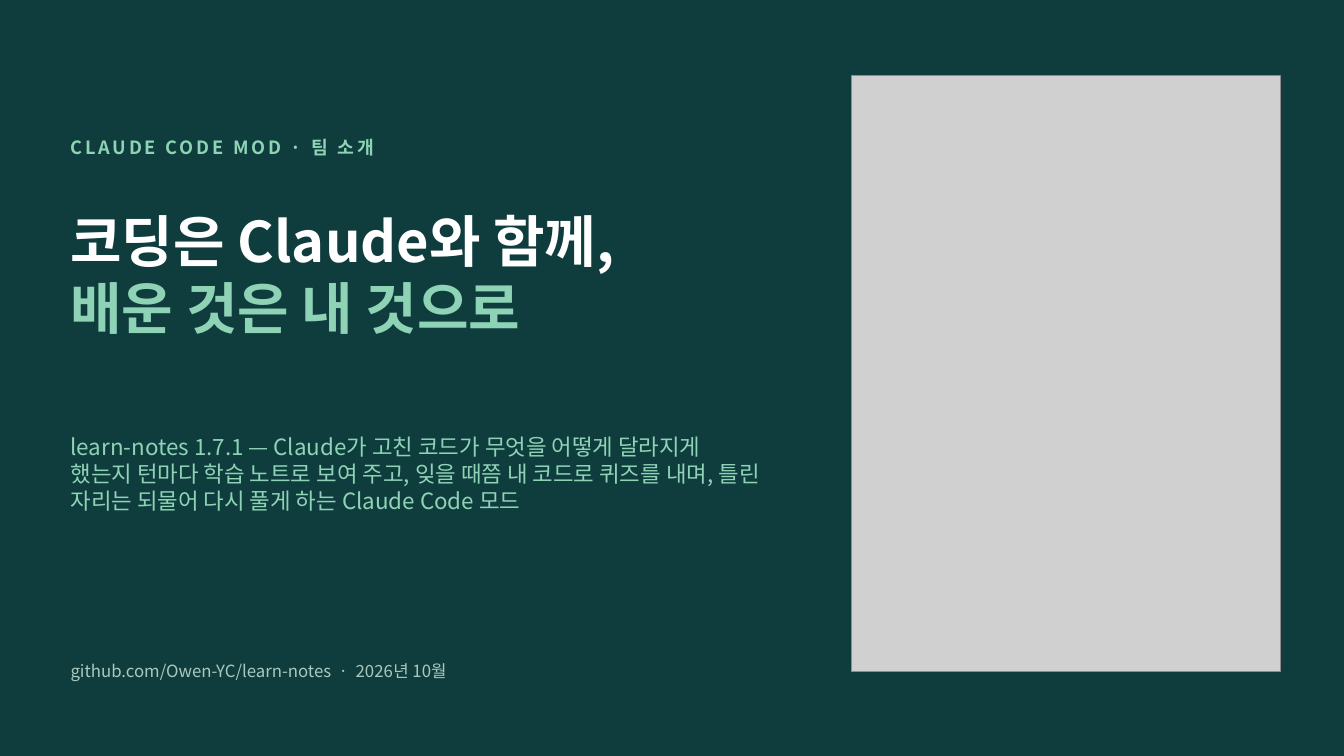
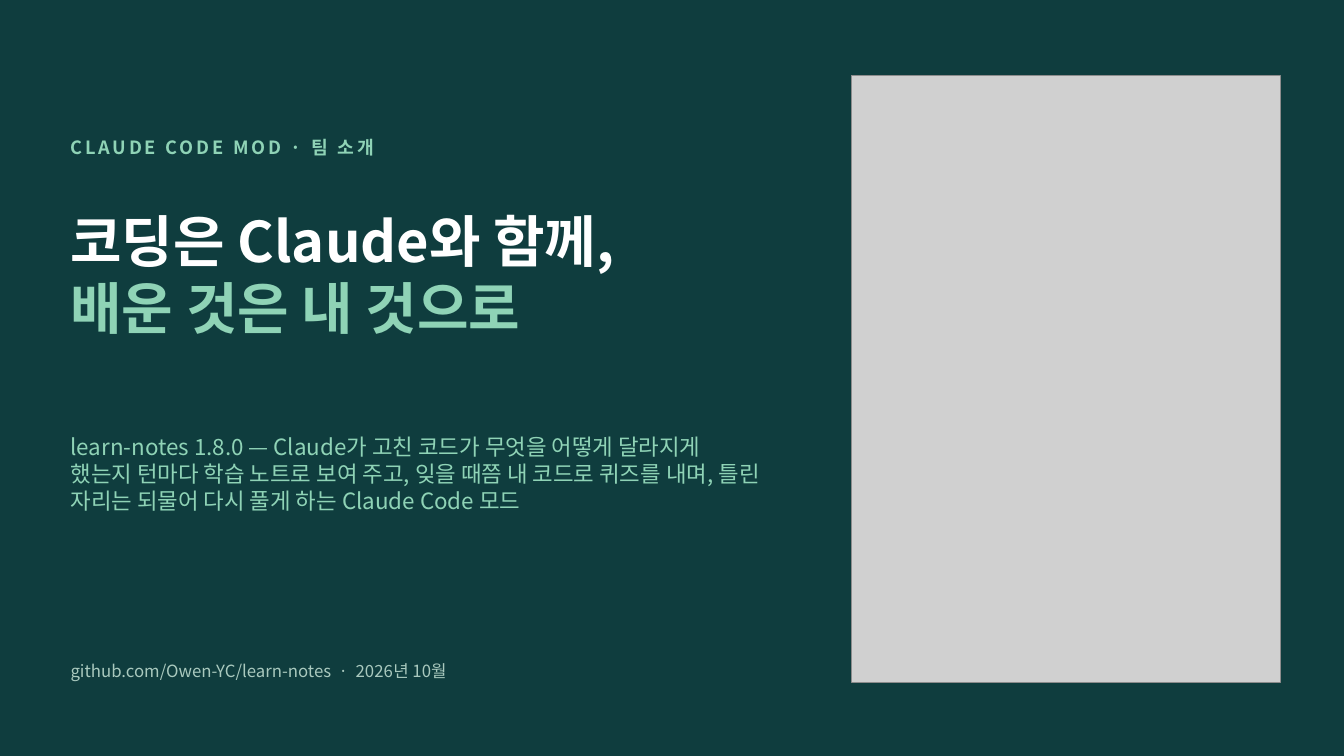
Before and after one commit to Owen-YC/learn-notes, a slide deck: slide 1 of docs/team/learn-notes-intro.pptx. Drawn at 1344x756 pixels with LibreOffice and Linux fonts; fonts in the diff are those of the drawing; grey boxes stand for pictures. Boxes give left, top, right and bottom in pixels: in the first picture for what was removed or moved away, otherwise in the second. Text is boxed around its words. In the diff, an @@ line names an element or a change of style, - is before the commit and + after.

```diff
--- a/docs/team/learn-notes-intro.pptx
+++ b/docs/team/learn-notes-intro.pptx
@@ picture: place and size @@
-picture at (852,76,1280,671)
+picture at (852,76,1280,683)
@@ text at (71,436,760,511): text changed @@
-learn-notes 1.7.1 — Claude가 고친 코드가 무엇을 어떻게 달라지게 했는지 턴마다 학습 노트로 보여 주고, 잊을 때쯤 내 코드로 퀴즈를 내며, 틀린 자리는 되물어 다시 풀게 하는 Claude Code 모드
+learn-notes 1.8.0 — Claude가 고친 코드가 무엇을 어떻게 달라지게 했는지 턴마다 학습 노트로 보여 주고, 잊을 때쯤 내 코드로 퀴즈를 내며, 틀린 자리는 되물어 다시 풀게 하는 Claude Code 모드
```
Also in this commit, not shown: 16 other slides changed, 2 slides added, 22 other files.
